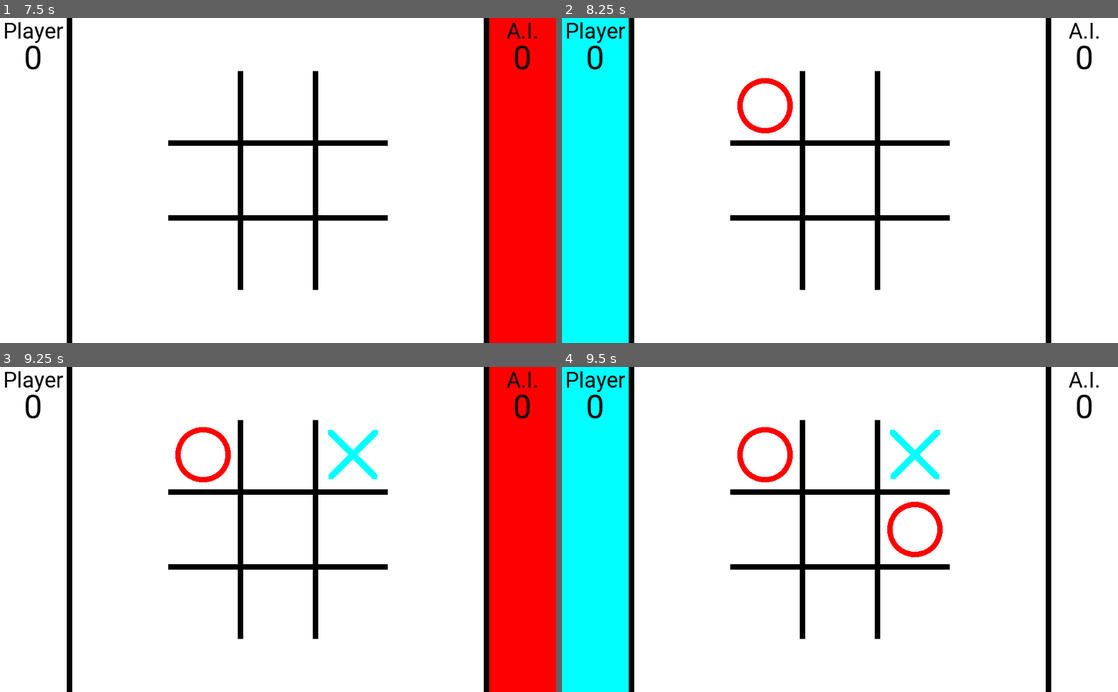
Above: before the commit, frames 1-4 (two rows, left to right).
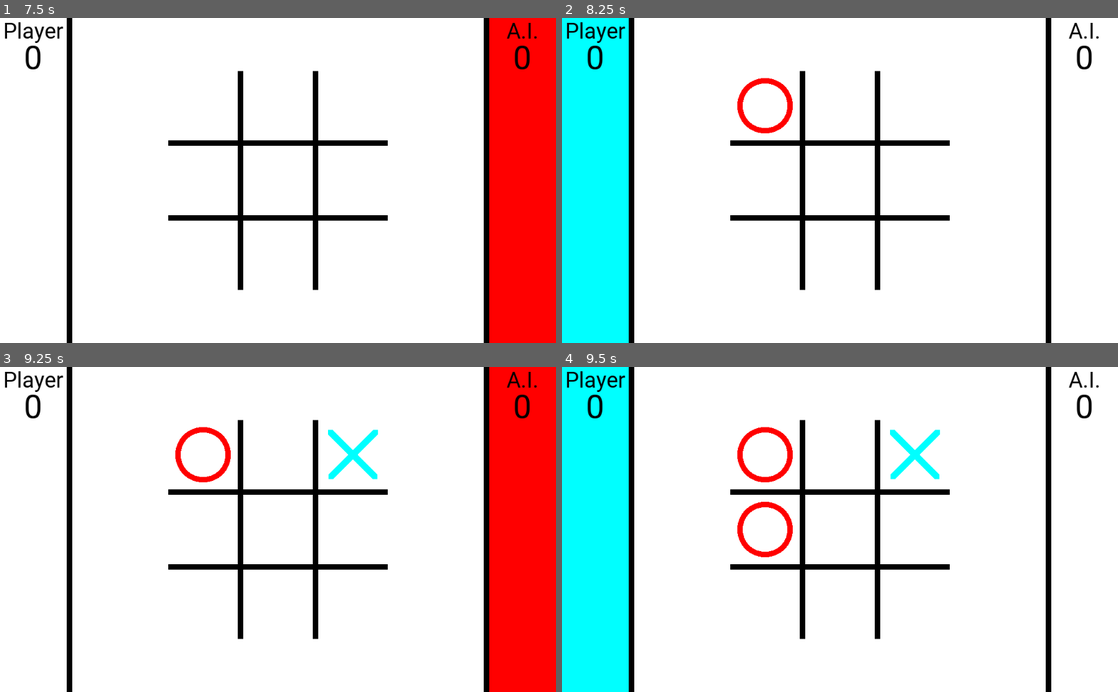
Above: after the commit, the same moments.

Repository: MGon025/CPSC481_Project
Game: Godot game, scene res://Board.tscn
The game is run twice, just before and just after one commit, with the same random seed, the same clock (stepped at 60 frames per second) and the same inputs.
Inputs (mouse positions are in pixels of both pictures, inside the frame that each line leads up to):
- Up to frame 1 (7.5 s): tap Enter at 0.5, 2.75, 4.25 s; move the mouse to (205, 105) at 0.52 s; click (205, 105) at 0.67 s; tap Space at 1.25, 3.5, 5 s; move the mouse to (278, 105) at 1.27 s; click (278, 105) at 1.42 s; move the mouse to (350, 105) at 2.02 s; click (350, 105) at 2.17 s; move the mouse to (205, 180) at 2.77 s; click (205, 180) at 2.92 s; move the mouse to (278, 180) at 3.52 s; click (278, 180) at 3.67 s; move the mouse to (350, 180) at 4.27 s; click (350, 180) at 4.42 s; move the mouse to (205, 255) at 5.02 s; click (205, 255) at 5.17 s; move the mouse to (278, 255) at 5.77 s; click (278, 255) at 5.92 s; move the mouse to (350, 255) at 6.52 s; click (350, 255) at 6.67 s; move the mouse to (166, 196) at 7.27 s; click (166, 196) at 7.42 s
- Up to frame 2 (8.25 s): move the mouse to (895, 109) at 8.02 s; click (895, 109) at 8.17 s
- Up to frame 3 (9.25 s): move the mouse to (250, 594) at 8.77 s; click (250, 594) at 8.92 s
- Up to frame 4 (9.5 s): no input

Frames 1-3 are identical in both runs. In frame 4, 1.0% of the frame differs, in the area x 31-69%, y 41-59%.

Commit message:
fixed ai for player and/or ai start

Diff:
--- a/board.gd
+++ b/board.gd
@@ -230,10 +230,10 @@
 
 func minimax(board,depth,isMax):
 	#get value if maximizer wins
-	if evaluate_winner("X",board):
+	if evaluate_winner(p2_str,board):
 		return 10
 	#get value if minimizer wins
-	elif evaluate_winner("O",board):
+	elif evaluate_winner(p1_str,board):
 		return -10
 	#if draw no score
 	elif is_draw(board):
@@ -247,7 +247,7 @@
 		for i in board.size():
 			if board[i] == "_":
 				#get value of every possible move
-				board[i] = "X"
+				board[i] = p2_str
 				#recursively call with more depth
 				var score = minimax(board,depth+1,false)
 				#reset board
@@ -264,7 +264,7 @@
 		for i in board.size():
 			if board[i] == "_":
 				#get value of every possible move
-				board[i] = "O"
+				board[i] = p1_str
 				#recursively call with more depth
 				var score = minimax(board,depth+1,true)
 				#reset board
@@ -281,12 +281,10 @@
 	#arbitrary score
 	var best_move = -9999
 	var move  = 0
-	var human
-	var ai
 	#for all empty spaces
 	for i in new_board.size():
 		if new_board[i] == "_":
-			new_board[i] = "X"
+			new_board[i] = p2_str
 			#get score
 			var score  = minimax(new_board,0,false)
 			#reset board
